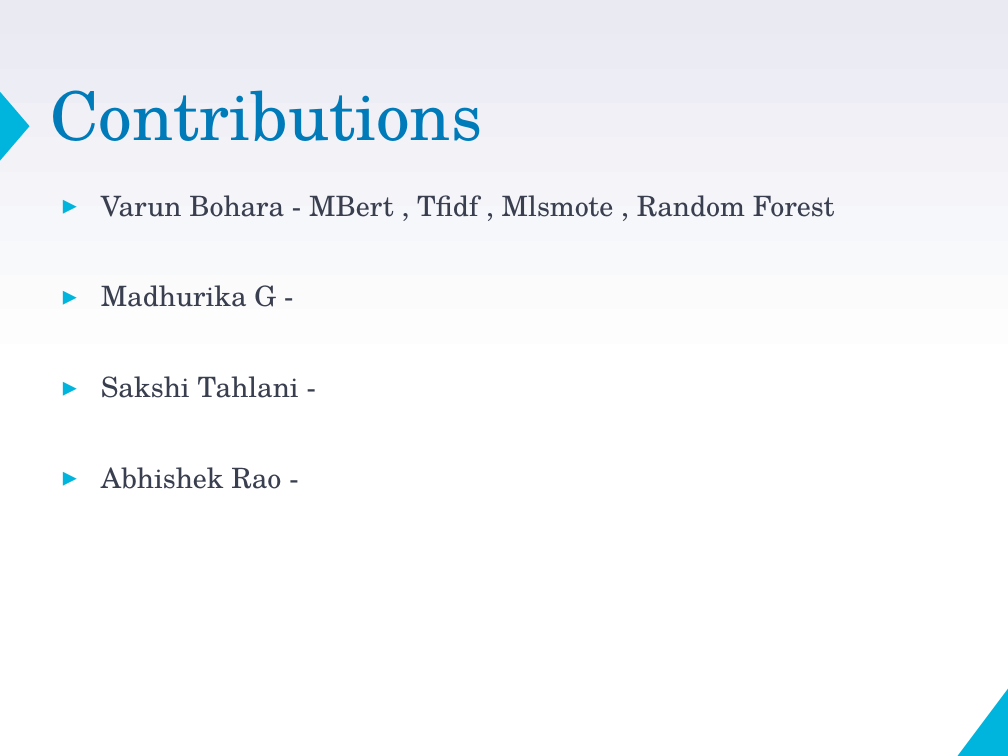
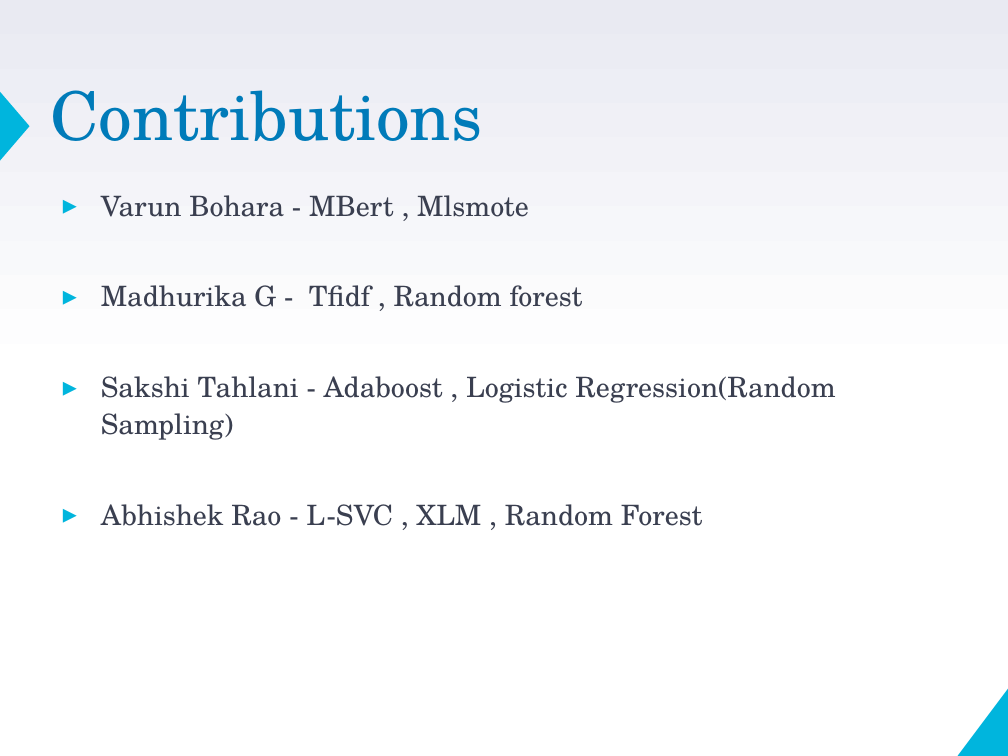
Before and after one commit to VarunBohara/Mini-Project-Documents, a slide deck: slide 2 of Review4_ppt.pptm. Drawn at 1008x756 pixels with LibreOffice and Linux fonts; fonts in the diff are those of the drawing. Boxes give left, top, right and bottom in pixels: in the first picture for what was removed or moved away, otherwise in the second. Text is boxed around its words. In the diff, an @@ line names an element or a change of style, - is before the commit and + after.

```diff
--- a/Review4_ppt.pptm
+++ b/Review4_ppt.pptm
@@ text at (101,195,835,526): text changed @@
-▸ Varun Bohara - MBert , Tfidf , Mlsmote , Random Forest
-▸ Madhurika G -
-▸ Sakshi Tahlani -
-▸ Abhishek Rao -
+▸ Varun Bohara - MBert , Mlsmote
+▸ Madhurika G - Tfidf , Random forest
+▸ Sakshi Tahlani - Adaboost , Logistic Regression(Random Sampling)
+▸ Abhishek Rao - L-SVC , XLM , Random Forest
```
Also in this commit, not shown: 5 other slides changed, 2 slides removed, 1 other file.
